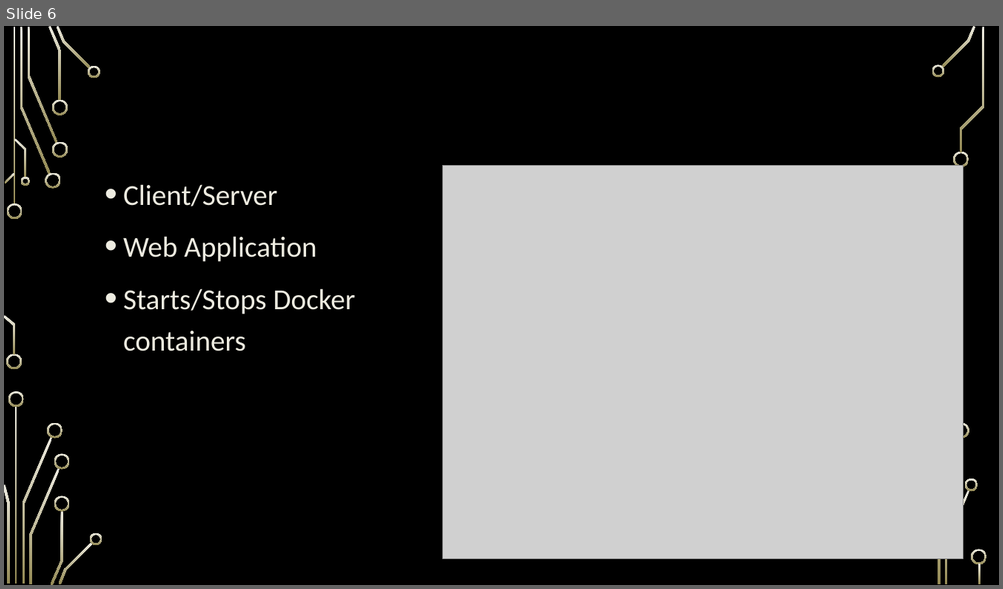
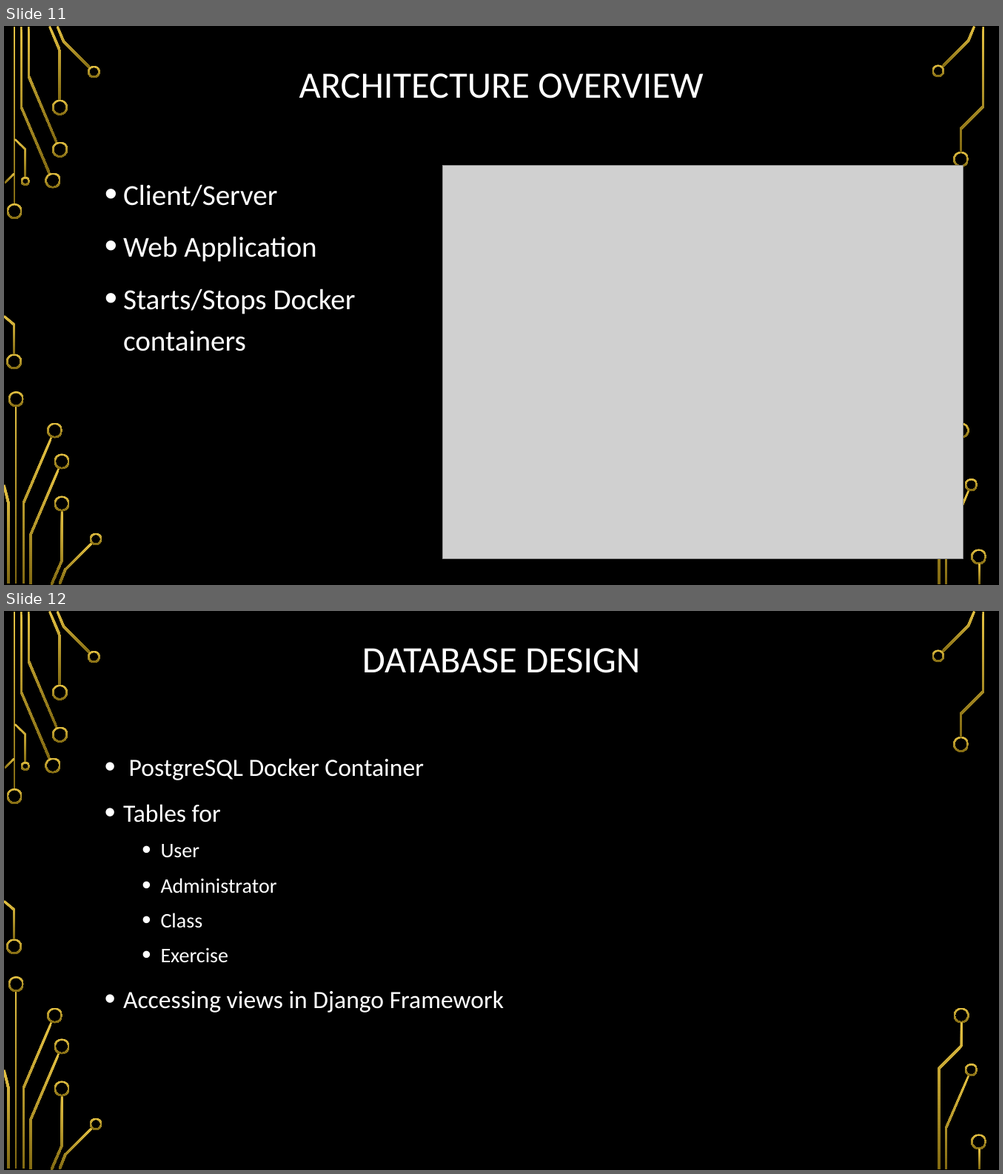
Before and after one commit to so87/Security-Lab-Manager, a slide deck: documentation/presentation.pptx. Shown one above the other, each under a label of ours: slide 6 before the commit, slides 11 and 12 after it. The pictures are 1003x589 and 1003x1174 pixels, drawn with LibreOffice and Linux fonts; fonts in the diff are those of the drawing; grey boxes stand for pictures; background and template pictures are left out. Boxes give left, top, right and bottom in pixels: in the first picture for what was removed or moved away, otherwise in the second. Text is boxed around its words. In the diff, an @@ line names an element or a change of style, - is before the commit and + after.

```diff
--- a/documentation/presentation.pptx
+++ b/documentation/presentation.pptx
@@ slide 12 added at bbox=[4, 611, 999, 1170], background picture (left out); not listed: 36 template elements that a slide beside it also shows @@
@@ title added at bbox=[362, 648, 640, 673], 36 pt, text #FFFFFF @@
+DATABASE DESIGN
@@ text added at bbox=[123, 758, 504, 1013], 24 pt, text #FFFFFF @@
+• PostgreSQL Docker Container
+• Tables for
+  • User
+  • Administrator
+  • Class
+  • Exercise
+• Accessing views in Django Framework
@@ what was slide 6 is now slide 11 @@
@@ slide 11 changed as well @@
@@ fill gradient #EEECE1 to #948A54 to gradient #E5C243 to #826A12 in 36 elements at bbox=[7, 204, 22, 219], bbox=[6, 355, 22, 370], bbox=[20, 27, 51, 175], bbox=[45, 173, 61, 189], bbox=[27, 27, 57, 143], bbox=[48, 26, 62, 101], bbox=[52, 141, 68, 157], bbox=[52, 100, 68, 116], bbox=[57, 26, 91, 69], bbox=[88, 65, 101, 78], bbox=[5, 173, 15, 184], bbox=[4, 315, 15, 355], bbox=[14, 138, 26, 178], bbox=[20, 177, 29, 186], bbox=[15, 406, 17, 585], bbox=[22, 437, 52, 584], bbox=[8, 392, 24, 407], bbox=[4, 485, 9, 584], bbox=[47, 423, 63, 439], bbox=[29, 469, 60, 585], bbox=[51, 511, 63, 585], bbox=[54, 454, 70, 470], bbox=[54, 496, 70, 511], bbox=[59, 543, 93, 585], bbox=[90, 534, 102, 545], bbox=[941, 26, 976, 67], bbox=[931, 64, 944, 78], bbox=[953, 151, 969, 167], bbox=[945, 491, 970, 585], bbox=[965, 479, 978, 491], bbox=[960, 27, 984, 153], bbox=[954, 423, 970, 439], bbox=[937, 438, 963, 585], bbox=[971, 550, 987, 565], bbox=[979, 564, 981, 585], bbox=[13, 27, 15, 205] @@
@@ title "ARCHITECTURE OVERVIEW": place and size @@
-title "ARCHITECTURE OVERVIEW" at bbox=[97, 69, 905, 190]
+title "ARCHITECTURE OVERVIEW" at bbox=[299, 73, 703, 99]
@@ title "ARCHITECTURE OVERVIEW" at bbox=[299, 73, 703, 99]: text colour #000000 to #FFFFFF @@
@@ text "Client/Server" at bbox=[123, 184, 356, 352]: text colour #EEECE1 to #FFFFFF @@
```
Also in this commit, not shown: 11 other slides changed, 5 other slides added, 8 other files.
